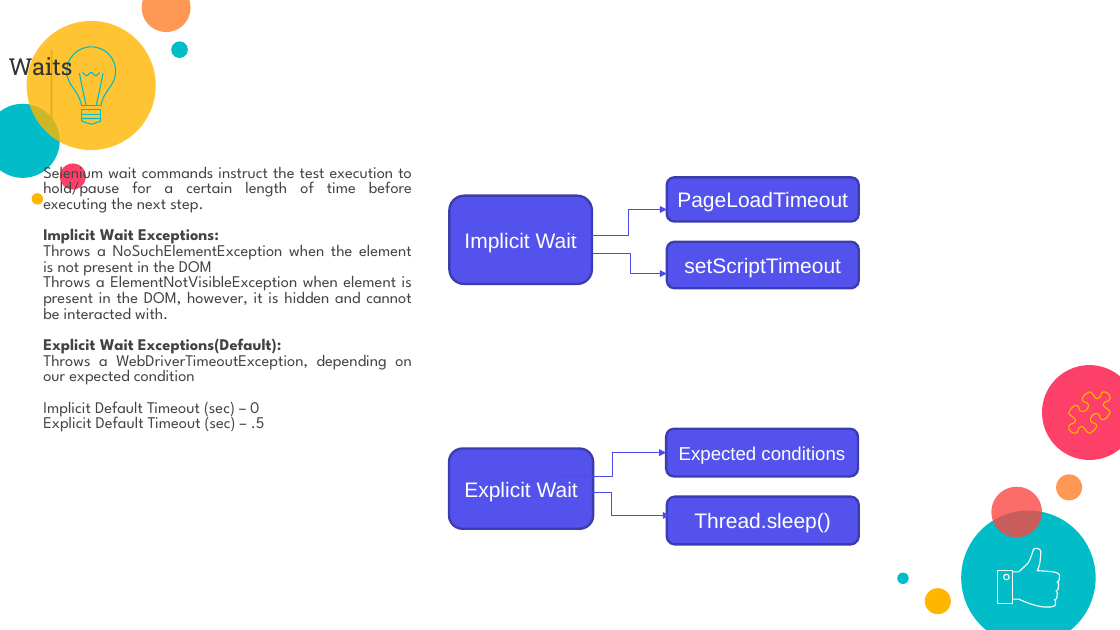
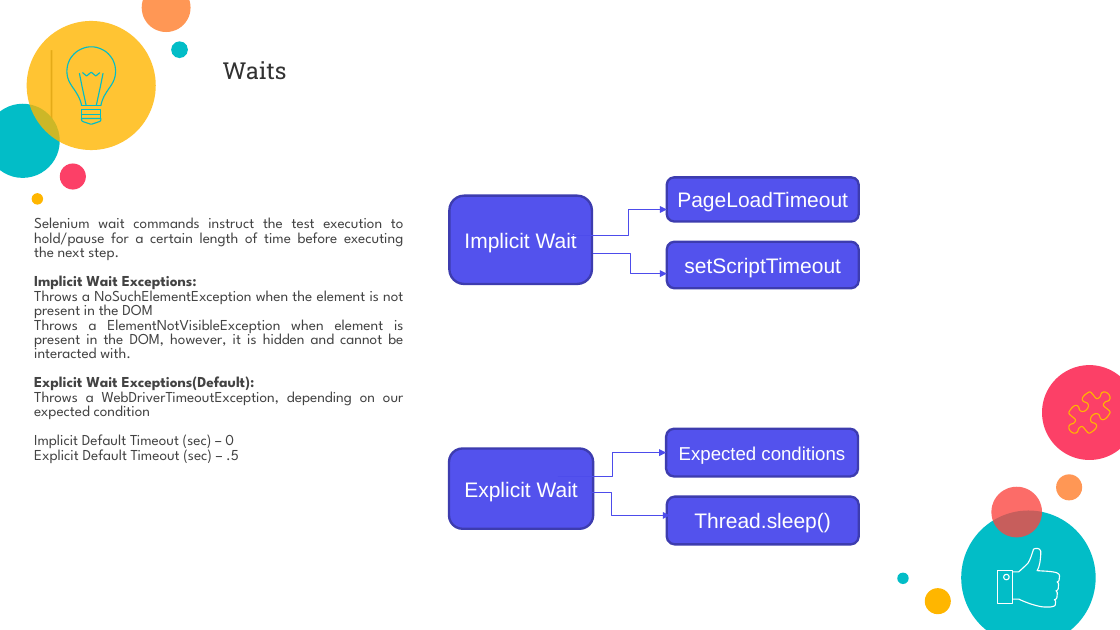
Before and after one commit to ashwinbalajiks/pragra-docs, a slide deck: slide 16 of Selenium/Pragra_Selenium_Draft_12Nov.pptx. Drawn at 1120x630 pixels with LibreOffice and Linux fonts; fonts in the diff are those of the drawing; background and template pictures are left out. Boxes give left, top, right and bottom in pixels: in the first picture for what was removed or moved away, otherwise in the second. Text is boxed around its words. In the diff, an @@ line names an element or a change of style, - is before the commit and + after.

```diff
--- a/Selenium/Pragra_Selenium_Draft_12Nov.pptx
+++ b/Selenium/Pragra_Selenium_Draft_12Nov.pptx
@@ title "Waits" rewrapped from [8,54,72,81] to [222,61,286,80] @@
@@ text "Selenium wait commands instruct the ...": place and size @@
-text "Selenium wait commands instruct the ..." at [43,161,412,432]
+text "Selenium wait commands instruct the ..." at [34,217,404,463]
@@ text "Selenium wait commands instruct the ..." at [34,217,404,463]: size 14 to 12.9 pt @@
```
Also in this commit, not shown: 6 other slides changed, 2 slides added, 2 slides removed.
